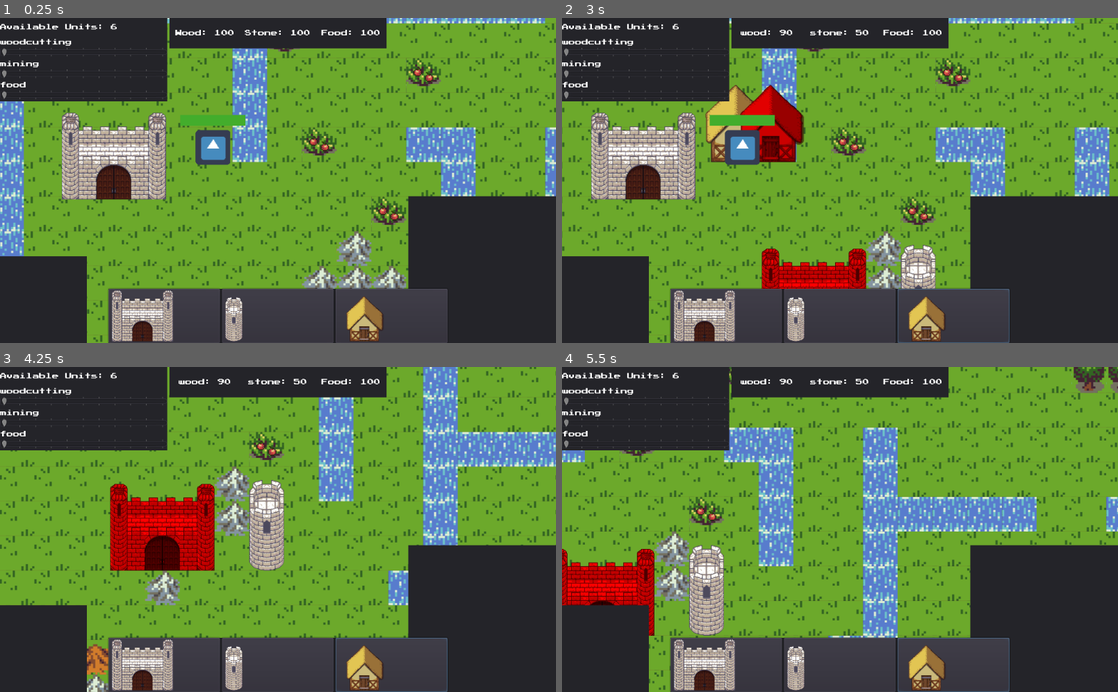
Above: before the commit, frames 1-4 (two rows, left to right).
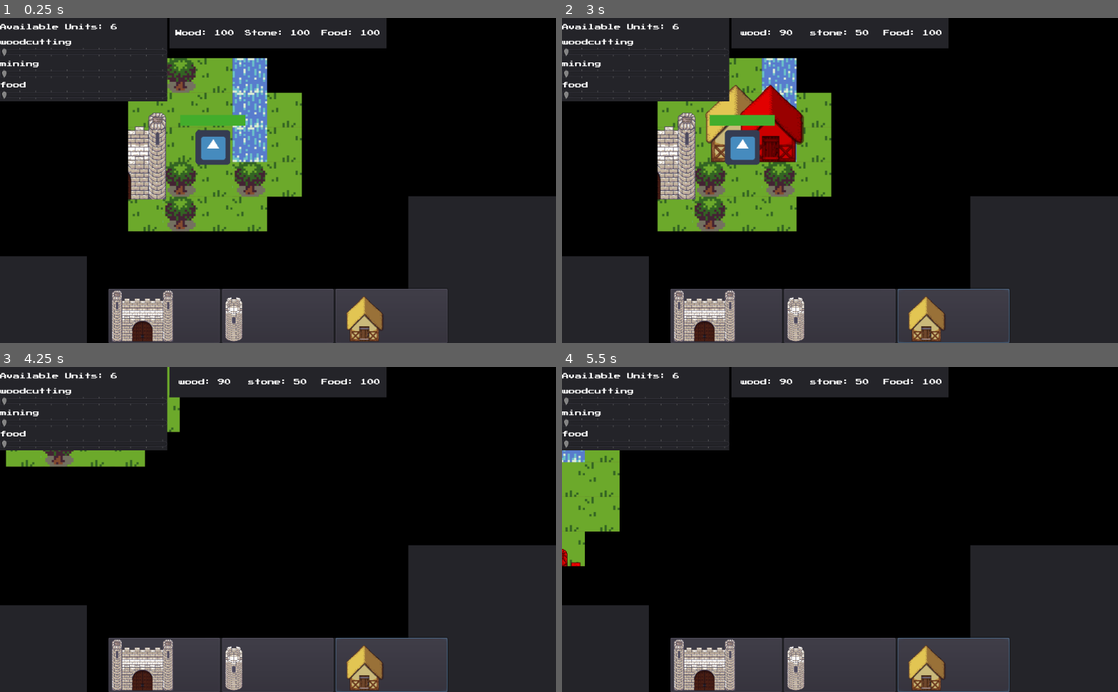
Above: after the commit, the same moments.

Repository: miczoc98/StrategyGame
Game: Godot game, scene res://environment/Environment.tscn
The game is run twice, just before and just after one commit, with the same random seed, the same clock (stepped at 60 frames per second) and the same inputs. The engine's default icon, where the game draws it, is replaced by a stand-in: a white triangle on a blue panel in a dark square.
Inputs (mouse positions are in pixels of both pictures, inside the frame that each line leads up to):
- Up to frame 1 (0.25 s): no input
- Up to frame 2 (3 s): click (728, 317) at 0.5 s; click (840, 317) at 1.25 s; click (951, 317) at 2 s; tap Enter at 2.75 s; move the mouse to (773, 148) at 2.77 s; hold D from 2.78 s (still down); click (773, 148) at 2.85 s
- Up to frame 3 (4.25 s): move the mouse to (100, 497) at 3.52 s; release D at 3.53 s; hold S from 3.53 s (still down); right-click (100, 497) at 3.6 s
- Up to frame 4 (5.5 s): move the mouse to (650, 383) at 4.27 s; release S at 4.28 s; hold D 4.28-5.03 s; hold 1 4.28-5.03 s; move the mouse to (812, 594) at 5.02 s; hold W from 5.03 s (still down); tap 2 at 5.1 s

The runs differ from the first frame. In frame 1, 51% of the frame differs, in the area x 0-100%, y 0-100%; in frame 2, 51%; in frame 3, 62%; in frame 4, 61%.
Error before the commit: Parse Error: Error parsing expression, misplaced: '\n' (res://environment/maps/TileMapWithResources.gd:6)
Error after the commit: Invalid set index 'height' (on base: 'DynamicFont') with value of type 'int'. (res://player/GUI/UnitDetails.gd:27)

Commit message:
add fog of war

Diff:
--- a/Unit/Unit2D.tscn
+++ b/Unit/Unit2D.tscn
@@ -26,6 +26,9 @@
 
 [sub_resource type="CircleShape2D" id=4]
 radius = 70.1647
+
+[sub_resource type="CircleShape2D" id=5]
+radius = 131.834
 
 [node name="Unit2D" type="KinematicBody2D"]
 z_index = 10
@@ -119,6 +122,15 @@
 [node name="Navigating" type="Node2D" parent="StateMachine"]
 script = ExtResource( 14 )
 
+[node name="Vision" type="Node2D" parent="."]
+
+[node name="Area2D" type="Area2D" parent="Vision" groups=[
+"unit_vision",
+]]
+
+[node name="CollisionShape2D" type="CollisionShape2D" parent="Vision/Area2D"]
+shape = SubResource( 5 )
+
 [connection signal="mouse_entered" from="." to="." method="_on_Unit2D_mouse_entered"]
 [connection signal="mouse_entered" from="." to="Sprite" method="_on_mouse_entered"]
 [connection signal="mouse_exited" from="." to="." method="_on_Unit2D_mouse_exited"]
--- a/Unit/state_machine/Navigating.gd
+++ b/Unit/state_machine/Navigating.gd
@@ -5,7 +5,11 @@
 	navigation.connect("target_reached", self, "_on_target_reached")
 
 func enter(msg := {}):
-	navigation.set_new_target(msg.target)
+	var target = msg.target
+	if target == null:
+		target = global_position
+
+	navigation.set_new_target(target)
 
 func process(delta: float):
 	owner.move_and_slide(navigation.get_steering().linearVelocity)
--- a/environment/Environment.tscn
+++ b/environment/Environment.tscn
@@ -18,7 +18,7 @@
 [ext_resource path="res://player/GUI/unit_assignment/UnitAssignment.tscn" type="PackedScene" id=16]
 [ext_resource path="res://player/GUI/Log.tscn" type="PackedScene" id=17]
 [ext_resource path="res://buildings/Castle.tscn" type="PackedScene" id=18]
-[ext_resource path="res://tilemaps/fog.tres" type="TileSet" id=19]
+[ext_resource path="res://environment/Fog.gd" type="Script" id=19]
 
 [node name="Environment" type="Node2D"]
 
@@ -79,11 +79,8 @@
 [node name="Navigation" type="Node2D" parent="."]
 script = ExtResource( 4 )
 
-[node name="TileMap" type="TileMap" parent="Navigation"]
-tile_set = ExtResource( 19 )
-collision_layer = 32
-collision_mask = 0
-format = 1
+[node name="Fog" type="Node2D" parent="Navigation"]
+script = ExtResource( 19 )
 
 [node name="Ground" type="TileMap" parent="Navigation"]
 tile_set = ExtResource( 1 )
@@ -96,7 +93,7 @@
 show_collision = true
 collision_layer = 6
 format = 1
-tile_data = PoolIntArray( -196589, 3, 0, -196588, 3, 0, -196 …(296 unchanged characters)… 58, 3, 0, 65559, 3, 0, 65560, 3, 0, 131094, 3, 0, 131095, 3, 0, 131096, 3, 0, 655380, 3, 0, 655381, 3, 0, 6553 …(254 unchanged characters)…
+tile_data = PoolIntArray( -196589, 3, 0, -196588, 3, 0, -196 …(296 unchanged characters)… 58, 3, 0, 65559, 3, 0, 65560, 3, 0, 131077, 3, 0, 131094, 3, 0, 131095, 3, 0, 131096, 3, 0, 327685, 3, 0, 327687, 3, 0, 393221, 3, 0, 655380, 3, 0, 655381, 3, 0, 6553 …(254 unchanged characters)…
 script = ExtResource( 8 )
 
 [node name="Mountains" type="TileMap" parent="Navigation"]
--- /dev/null
+++ b/environment/Fog.gd
@@ -0,0 +1,26 @@
+extends Node2D
+class_name Fog
+
+var _tile_size := 64
+var _fog_patch = preload("res://tilemaps/fog/FogPatch.tscn")
+var _tiles_with_fog = []
+
+func _ready():
+	var ground_map = get_node("../Ground")
+	for tile in ground_map.get_used_cells():
+		_place_fog(tile)
+
+func is_fogged(tile: Vector2):
+	return _tiles_with_fog.has(tile)
+
+func _place_fog(tile: Vector2):
+	_tiles_with_fog.append(tile)
+
+	var position = tile * _tile_size
+	var fog_patch = _fog_patch.instance()
+	add_child(fog_patch)
+	fog_patch.position = position
+	fog_patch.connect("fog_patch_removed", self, "_on_fog_patch_removed")
+
+func _on_fog_patch_removed(position: Vector2):
+	_tiles_with_fog.erase((position/64).round())
--- a/environment/maps/TileMapWithResources.gd
+++ b/environment/maps/TileMapWithResources.gd
@@ -2,7 +2,7 @@
 extends TileMap
 
 var tiles = get_used_cells()
-onready var fog_of_war_map =
+onready var fog_of_war_map =  get_node("../Fog")
 
 # returns position and distance to closest tile as dictionary
 # with keys "position" and "distance"
@@ -10,11 +10,19 @@
 	var min_distance = INF
 	var min_distance_tile
 	for tile in tiles:
+		if fog_of_war_map.is_fogged(tile):
+			continue
+
 		var distance = (position - _get_tile_center(tile)).length()
 		if (distance < min_distance):
 			min_distance = distance
 			min_distance_tile = tile
-	return {"position": min_distance_tile, "distance": min_distance, "world_position": _get_tile_center(min_distance_tile)}
+
+	var world_position = null
+	if min_distance_tile != null:
+		world_position = _get_tile_center(min_distance_tile)
+
+	return {"position": min_distance_tile, "distance": min_distance, "world_position": world_position}
 
 func gather(tile_position: Vector2) -> void:
 	print_debug("Using abstract method")
--- a/project.godot
+++ b/project.godot
@@ -33,6 +33,11 @@
 "class": "CollisionProbe",
 "language": "GDScript",
 "path": "res://environment/navigation/CollisionProbe.gd"
+}, {
+"base": "Node2D",
+"class": "Fog",
+"language": "GDScript",
+"path": "res://environment/Fog.gd"
 }, {
 "base": "Reference",
 "class": "Gatherable",
@@ -145,6 +150,7 @@
 "Building": "",
 "BuildingGrid": "",
 "CollisionProbe": "",
+"Fog": "",
 "Gatherable": "",
 "Gathering": "",
 "GatheringJob": "",
--- /dev/null
+++ b/tilemaps/fog/FogPatch.gd
@@ -0,0 +1,8 @@
+extends Node2D
+
+signal fog_patch_removed(position)
+
+func _on_Area2D_area_entered(area):
+	if area.is_in_group("unit_vision"):
+		queue_free()
+		emit_signal("fog_patch_removed", position)
--- /dev/null
+++ b/tilemaps/fog/FogPatch.tscn
@@ -0,0 +1,23 @@
+[gd_scene load_steps=4 format=2]
+
+[ext_resource path="res://tilemaps/fog.png" type="Texture" id=1]
+[ext_resource path="res://tilemaps/fog/FogPatch.gd" type="Script" id=2]
+
+[sub_resource type="RectangleShape2D" id=1]
+extents = Vector2( 32, 32 )
+
+[node name="Node2D" type="Node2D"]
+script = ExtResource( 2 )
+
+[node name="Sprite" type="Sprite" parent="."]
+position = Vector2( 32, 32 )
+z_index = 20
+texture = ExtResource( 1 )
+
+[node name="Area2D" type="Area2D" parent="."]
+position = Vector2( 32, 32 )
+
+[node name="CollisionShape2D" type="CollisionShape2D" parent="Area2D"]
+shape = SubResource( 1 )
+
+[connection signal="area_entered" from="Area2D" to="." method="_on_Area2D_area_entered"]
Not shown: 1 places in Unit/Unit2D.tscn that only renumber resources
